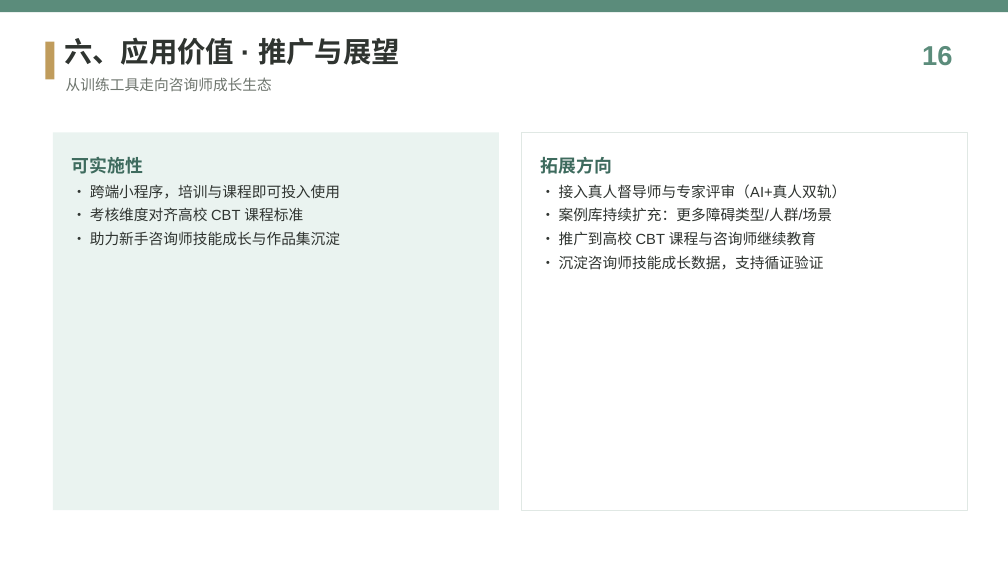
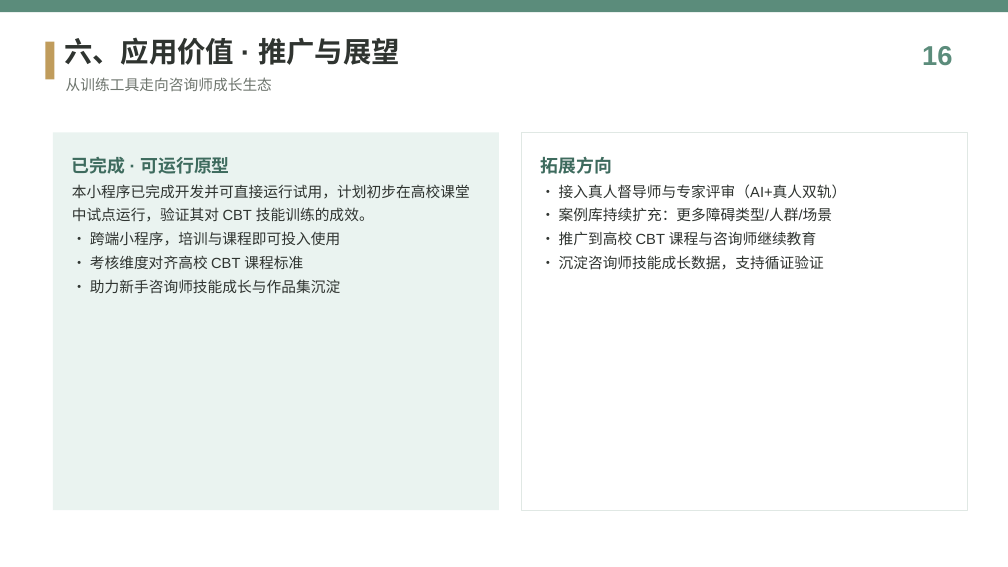
Before and after one commit to 7xlnn/-1, a slide deck: slide 16 of assets/知愈心理_产品介绍.pptx. Drawn at 1008x567 pixels with LibreOffice and Linux fonts; fonts in the diff are those of the drawing. Boxes give left, top, right and bottom in pixels: in the first picture for what was removed or moved away, otherwise in the second. Text is boxed around its words. In the diff, an @@ line names an element or a change of style, - is before the commit and + after.

```diff
--- a/assets/知愈心理_产品介绍.pptx
+++ b/assets/知愈心理_产品介绍.pptx
@@ text at [72,157,470,222]: text changed; size 17 to 14 pt; text colour #3E6B5E to #2F3430; bold off @@
-可实施性
+已完成 · 可运行原型
+本小程序已完成开发并可直接运行试用，计划初步在高校课堂中试点运行，验证其对 CBT 技能训练的成效。
```
Also in this commit, not shown: 2 other slides changed, 3 other files.
